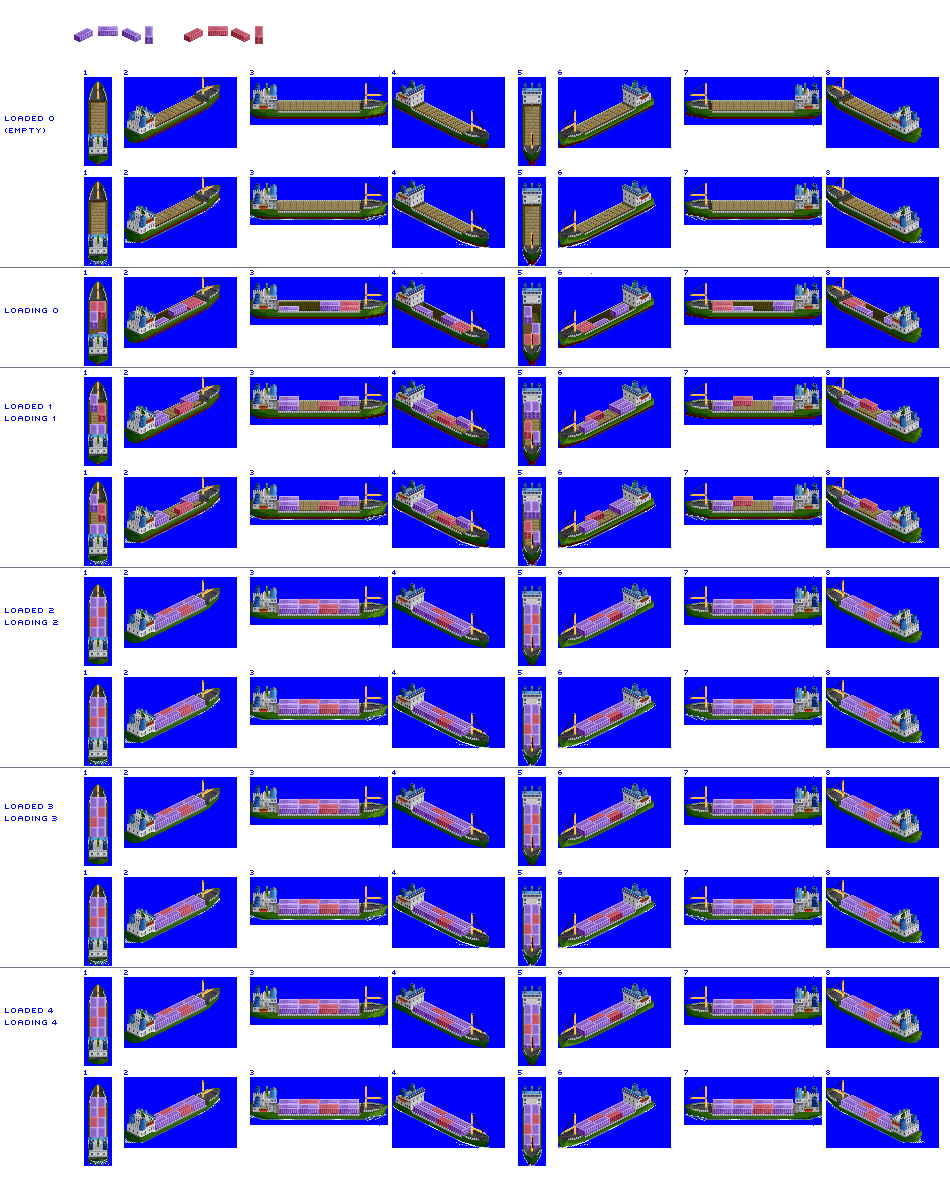
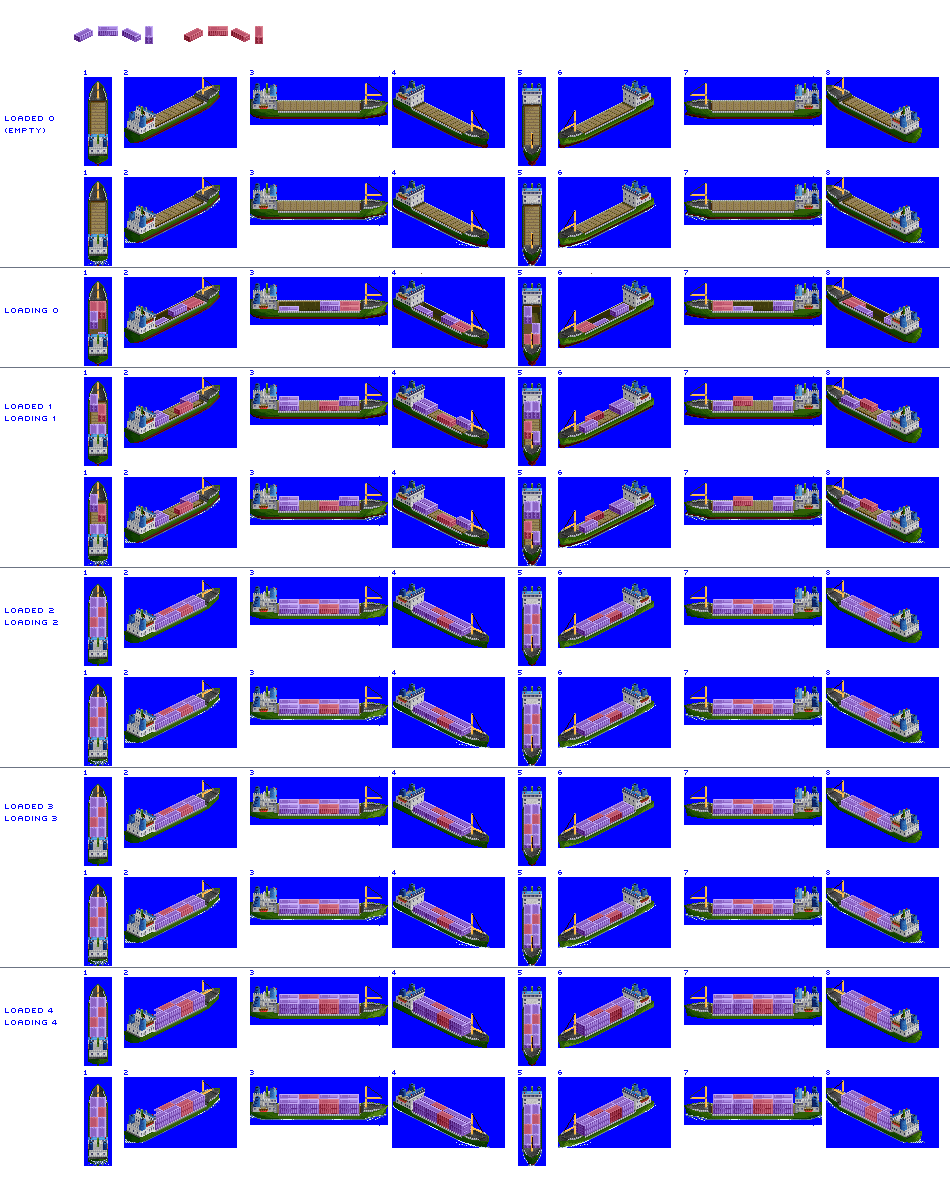
Two versions of the same layered image (950 x 1200). Layer-by-layer changes:
painted on "containers" over [left=154, top=990, right=892, bottom=1131]
